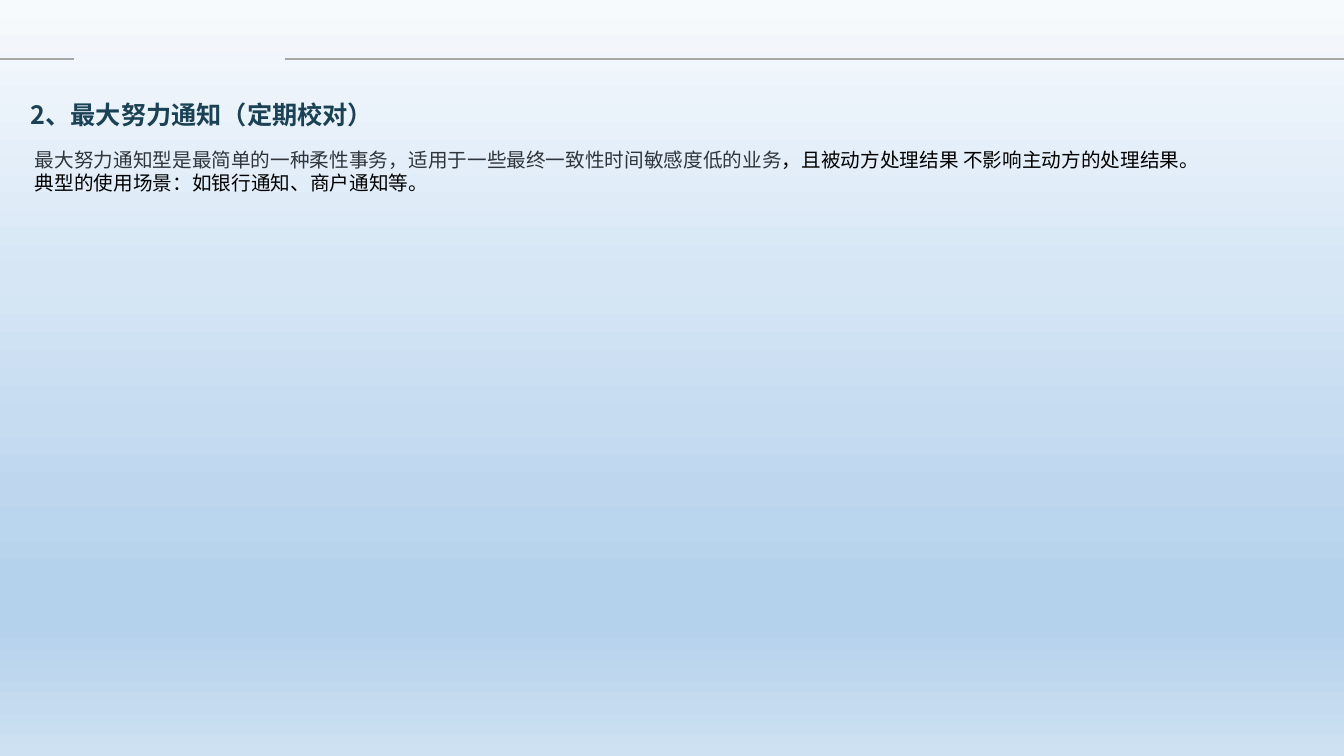
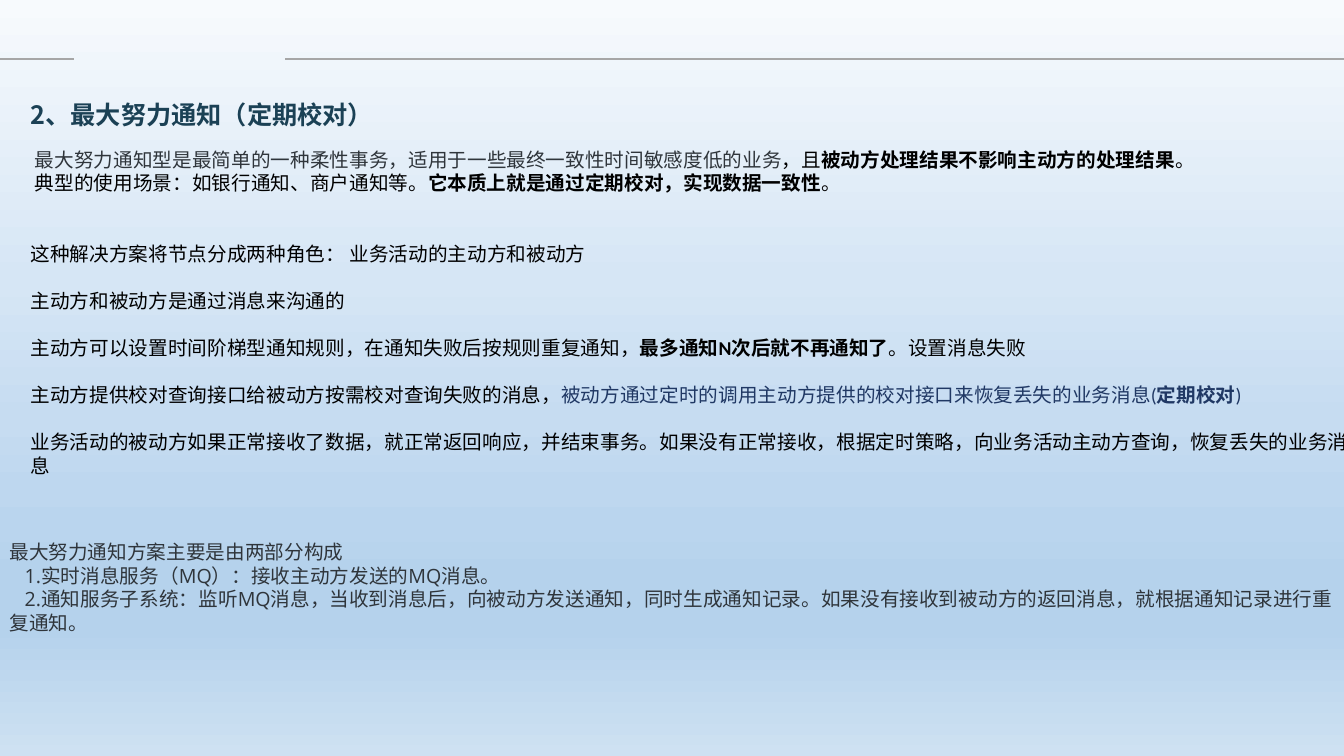
Before and after one commit to Heffie199/zhao_Note, a slide deck: slide 9 of 分布式事务的解决方案 .pptx. Drawn at 1344x756 pixels with LibreOffice and Linux fonts; fonts in the diff are those of the drawing; background and template pictures are left out. Boxes give left, top, right and bottom in pixels: in the first picture for what was removed or moved away, otherwise in the second. Text is boxed around its words. In the diff, an @@ line names an element or a change of style, - is before the commit and + after.

```diff
--- a/分布式事务的解决方案 .pptx
+++ b/分布式事务的解决方案 .pptx
@@ text at bbox=[31, 150, 1344, 475]: text changed @@
-最大努力通知型是最简单的一种柔性事务，适用于一些最终一致性时间敏感度低的业务，且被动方处理结果 不影响主动方的处理结果。
-典型的使用场景：如银行通知、商户通知等。
+最大努力通知型是最简单的一种柔性事务，适用于一些最终一致性时间敏感度低的业务，且被动方处理结果不影响主动方的处理结果。
+典型的使用场景：如银行通知、商户通知等。它本质上就是通过定期校对，实现数据一致性。
+这种解决方案将节点分成两种角色： 业务活动的主动方和被动方
+主动方和被动方是通过消息来沟通的
+主动方可以设置时间阶梯型通知规则，在通知失败后按规则重复通知，最多通知N次后就不再通知了。设置消息失败
+主动方提供校对查询接口给被动方按需校对查询失败的消息，被动方通过定时的调用主动方提供的校对接口来恢复丢失的业务消息(定期校对)
+业务活动的被动方如果正常接收了数据，就正常返回响应，并结束事务。如果没有正常接收，根据定时策略，向业务活动主动方查询，恢复丢失的业务消息
@@ text added at bbox=[9, 542, 1332, 632], 14 pt, text #2F353B @@
+最大努力通知方案主要是由两部分构成
+1.实时消息服务（MQ）：接收主动方发送的MQ消息。
+2.通知服务子系统：监听MQ消息，当收到消息后，向被动方发送通知，同时生成通知记录。如果没有接收到被动方的返回消息，就根据通知记录进行重复通知。
```
Also in this commit, not shown: 3 other slides changed, 3 slides added, 3 slides removed.
